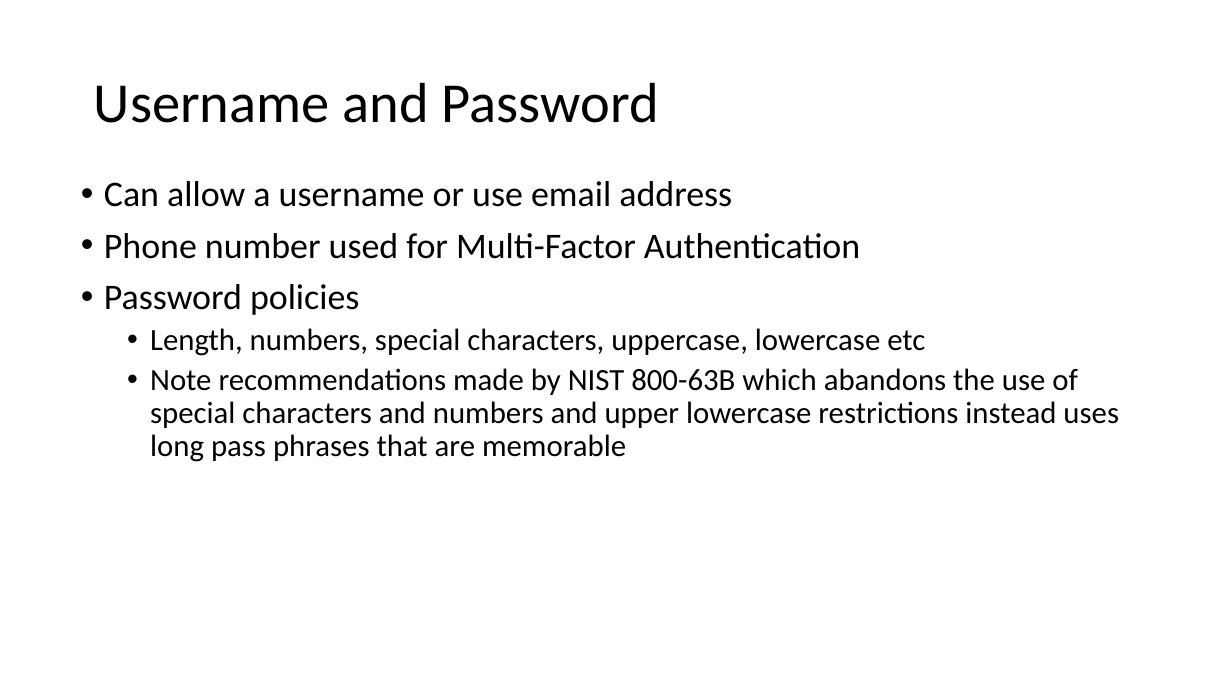
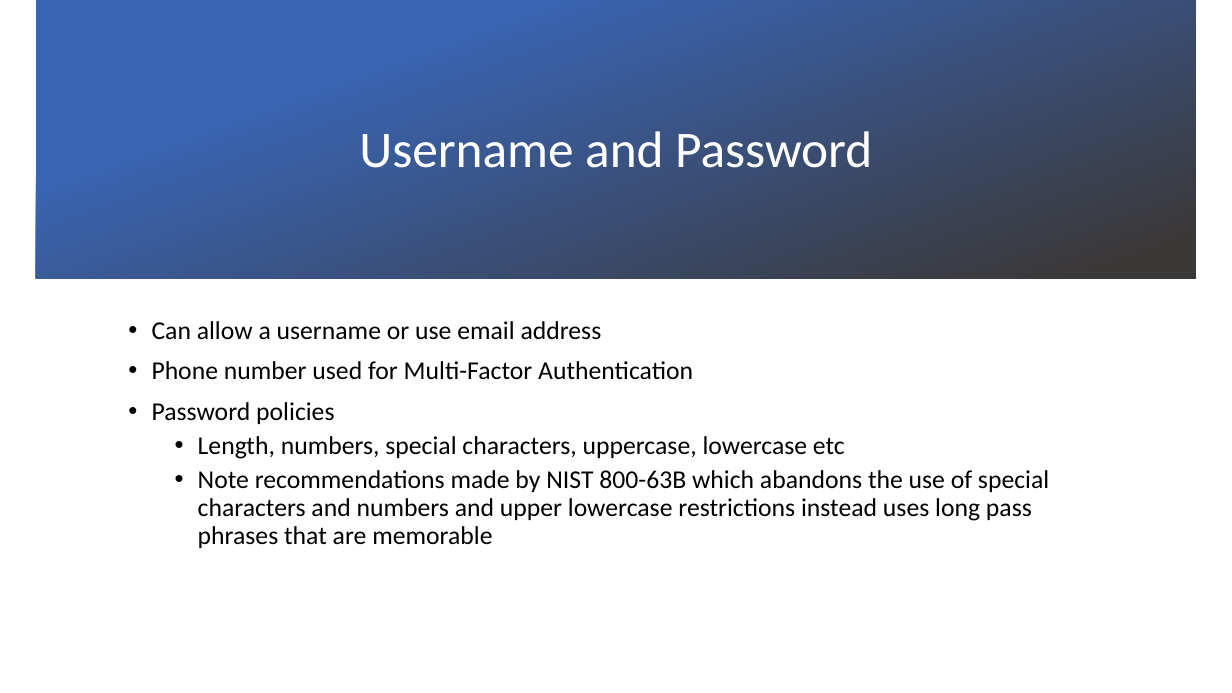
Before and after one commit to uwacsp/cits5503, a slide deck: slide 39 of Lectures/CITS5503LectureIAM.pptx (slide 7 before the commit). Drawn at 1232x693 pixels with LibreOffice and Linux fonts; fonts in the diff are those of the drawing; background and template pictures are left out. Boxes give left, top, right and bottom in pixels: in the first picture for what was removed or moved away, otherwise in the second. Text is boxed around its words. In the diff, an @@ line names an element or a change of style, - is before the commit and + after.

```diff
--- a/Lectures/CITS5503LectureIAM.pptx
+++ b/Lectures/CITS5503LectureIAM.pptx
@@ rectangle added at (x1=36, y1=0, x2=1197, y2=278), fill gradient #3965B5 to #3B3838 @@
@@ title "Username and Password" moved from (x1=94, y1=82, x2=659, y2=123) to (x1=359, y1=131, x2=872, y2=168) @@
@@ title "Username and Password" at (x1=359, y1=131, x2=872, y2=168): size 44 to 40 pt, text colour #000000 to #FFFFFF; alignment left to centre @@
@@ text "Can allow a username or ..." moved from (x1=104, y1=181, x2=1119, y2=462) to (x1=152, y1=321, x2=1049, y2=548) @@
@@ text "Can allow a username or ..." at (x1=152, y1=321, x2=1049, y2=548): size 28 to 20 pt in "Can allow a username or use email ...", "Phone number used for Multi-Factor Authentication", "Password policies"; size 24 to 20 pt in "Length, numbers, special characters, uppercase, lowercase et ...", "Note recommendations made by NIST 800-63B which ..." @@
```
Also in this commit, not shown: 6 other slides changed, 12 slides added, 3 other files.
